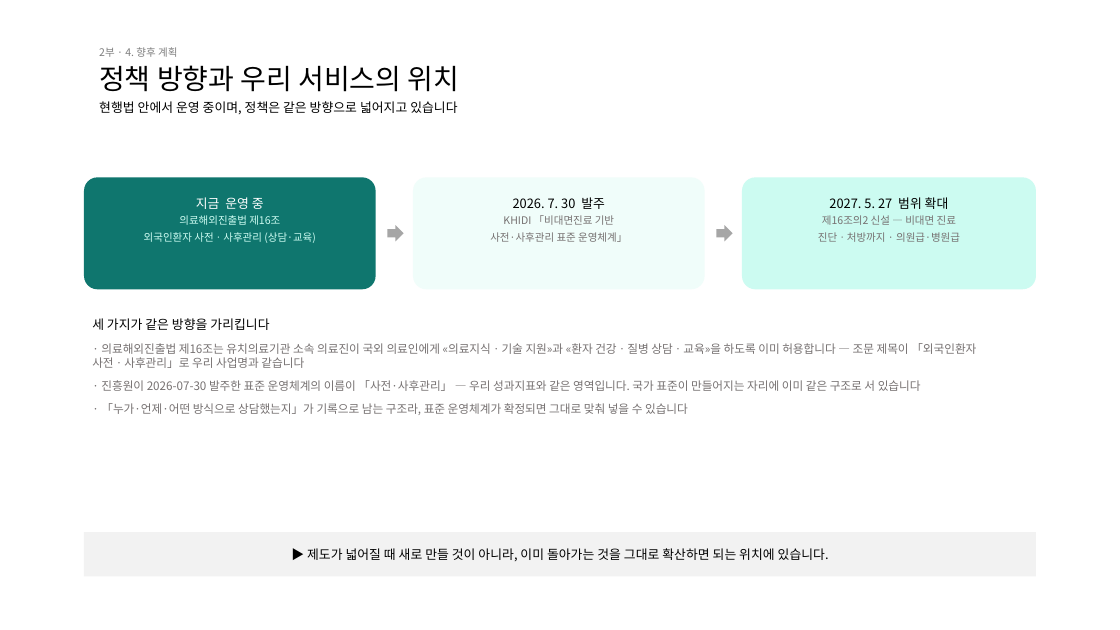
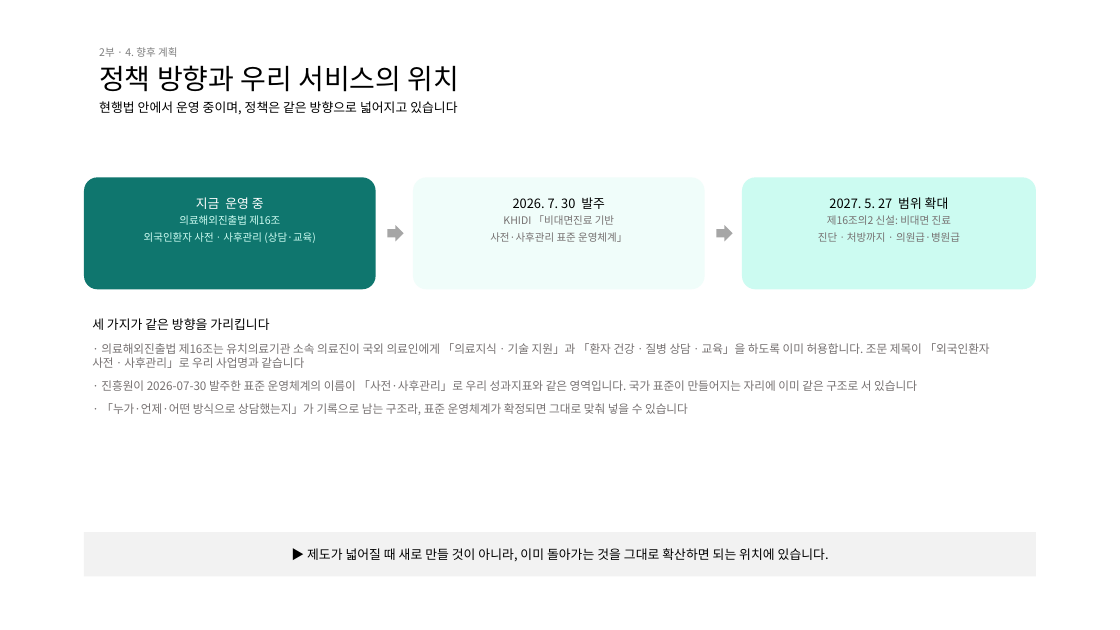
Before and after one commit to bonroi2296-tech/HEALO_KHIDI, a slide deck: slide 23 of docs/presentations/KHIDI_중간보고_20260827.pptx. Drawn at 1120x630 pixels with LibreOffice and Linux fonts; fonts in the diff are those of the drawing. Boxes give left, top, right and bottom in pixels: in the first picture for what was removed or moved away, otherwise in the second. Text is boxed around its words. In the diff, an @@ line names an element or a change of style, - is before the commit and + after.

```diff
--- a/docs/presentations/KHIDI_중간보고_20260827.pptx
+++ b/docs/presentations/KHIDI_중간보고_20260827.pptx
@@ text at bbox=[827, 215, 951, 225]: text changed @@
-제16조의2 신설 — 비대면 진료
+제16조의2 신설: 비대면 진료
@@ text at bbox=[92, 343, 990, 391]: text changed @@
-· 의료해외진출법 제16조는 유치의료기관 소속 의료진이 국외 의료인에게 «의료지식ㆍ기술 지원»과 «환자 건강ㆍ질병 상담ㆍ교육»을 하도록 이미 허용합니다 — 조문 제목이 「외국인환자 사전ㆍ사후관리」로 우리 사업명과 같습니다
-· 진흥원이 2026-07-30 발주한 표준 운영체계의 이름이 「사전·사후관리」 — 우리 성과지표와 같은 영역입니다. 국가 표준이 만들어지는 자리에 이미 같은 구조로 서 있습니다
+· 의료해외진출법 제16조는 유치의료기관 소속 의료진이 국외 의료인에게 「의료지식ㆍ기술 지원」과 「환자 건강ㆍ질병 상담ㆍ교육」을 하도록 이미 허용합니다. 조문 제목이 「외국인환자 사전ㆍ사후관리」로 우리 사업명과 같습니다
+· 진흥원이 2026-07-30 발주한 표준 운영체계의 이름이 「사전·사후관리」로 우리 성과지표와 같은 영역입니다. 국가 표준이 만들어지는 자리에 이미 같은 구조로 서 있습니다
```
Also in this commit, not shown: 12 other slides changed, 1 other file.
